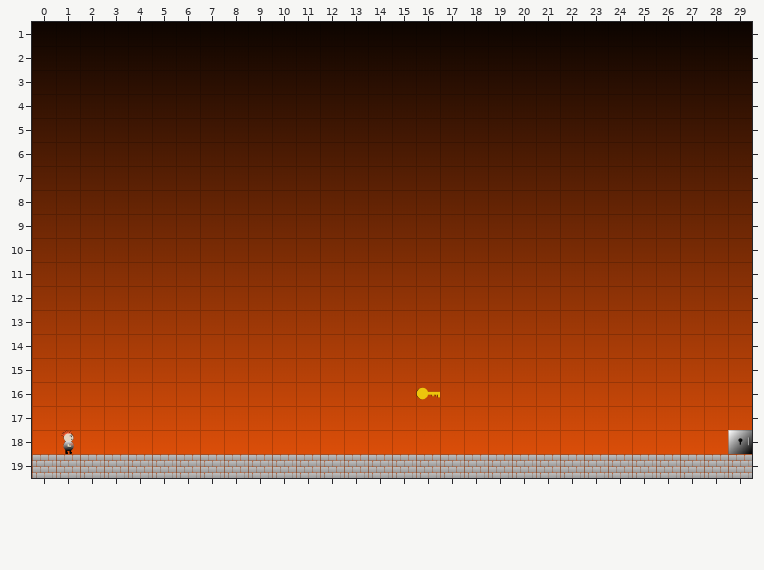
Two states of a Tiled map, assets/tiles/level2.tmx. Above: the version before the commit.
Cells are 64x64 px. Shown: x 0..29, y 1..19.
Once edited:
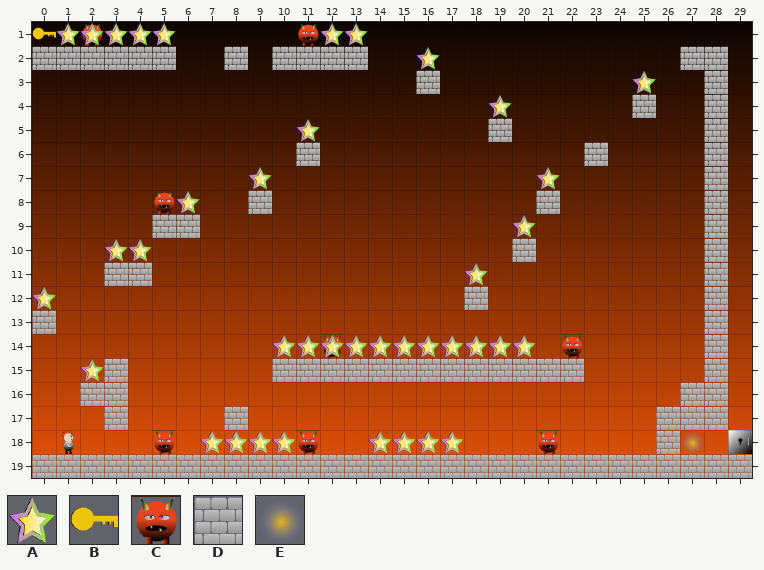
Key: from "more_tile": A 1; from "spritesheet": B 4, C 6, D 7, E 11.
_ is an empty cell.
Objects are placed by their top-left corner, in cells (3,4 is the top-left corner of cell 3,4); size is 1x1 cell unless given.
Changes in this commit:
{"where": "layer \"Tile Layer 1\""}
{"y":2,"x":0,"old":"______","new":"DDDDDD"}
{"y":2,"x":8,"old":"_","new":"D"}
{"y":2,"x":10,"old":"____","new":"DDDD"}
{"y":2,"x":27,"old":"__","new":"DD"}
{"y":3,"x":16,"old":"_","new":"D"}
{"y":3,"x":28,"old":"_","new":"D"}
{"y":4,"x":25,"old":"_","new":"D"}
{"y":4,"x":28,"old":"_","new":"D"}
{"y":5,"x":19,"old":"_","new":"D"}
{"y":5,"x":28,"old":"_","new":"D"}
{"y":6,"x":11,"old":"_","new":"D"}
{"y":6,"x":23,"old":"_","new":"D"}
{"y":6,"x":28,"old":"_","new":"D"}
{"y":7,"x":28,"old":"_","new":"D"}
{"y":8,"x":9,"old":"_","new":"D"}
{"y":8,"x":21,"old":"_","new":"D"}
{"y":8,"x":28,"old":"_","new":"D"}
{"y":9,"x":5,"old":"__","new":"DD"}
{"y":9,"x":28,"old":"_","new":"D"}
{"y":10,"x":20,"old":"_","new":"D"}
{"y":10,"x":28,"old":"_","new":"D"}
{"y":11,"x":3,"old":"__","new":"DD"}
{"y":11,"x":28,"old":"_","new":"D"}
{"y":12,"x":28,"old":"_","new":"D"}
{"y":13,"x":0,"old":"_","new":"D"}
{"y":13,"x":28,"old":"_","new":"D"}
{"y":14,"x":28,"old":"_","new":"D"}
{"y":15,"x":3,"old":"_","new":"D"}
{"y":15,"x":10,"old":"_____________","new":"DDDDDDDDDDDDD"}
{"y":15,"x":28,"old":"_","new":"D"}
{"y":16,"x":2,"old":"__","new":"DD"}
{"y":16,"x":27,"old":"__","new":"DD"}
{"y":17,"x":3,"old":"_","new":"D"}
{"y":17,"x":8,"old":"_","new":"D"}
{"y":17,"x":26,"old":"___","new":"DDD"}
{"y":18,"x":26,"old":"_","new":"D"}
{"where": "layer \"SpawnLayer\""}
{"was": "B \"Key\" at 16,16", "now": "B \"Key\" at 0,1"}
{"now": "C \"Enemy\" at 2,1"}
{"now": "C \"Enemy\" at 11,1"}
{"now": "A \"Star\" at 13,1"}
{"now": "A \"Star\" at 5,1"}
{"now": "A \"Star\" at 4,1"}
{"now": "A \"Star\" at 1,1"}
{"now": "A \"Star\" at 3,1"}
{"now": "A \"Star\" at 2,1"}
{"now": "A \"Star\" at 12,1"}
{"now": "A \"Star\" at 16,2"}
{"now": "A \"Star\" at 25,3"}
{"now": "A \"Star\" at 25,3"}
{"now": "A \"Star\" at 19,4"}
{"now": "A \"Star\" at 11,5"}
{"now": "A \"Star\" at 9,7"}
{"now": "A \"Star\" at 21,7"}
{"now": "C \"Enemy\" at 5,8"}
{"now": "A \"Star\" at 6,8"}
{"now": "A \"Star\" at 20,9"}
{"now": "A \"Star\" at 3,10"}
{"now": "A \"Star\" at 4,10"}
{"now": "A \"Star\" at 18,11"}
{"now": "A \"Star\" at 0,12"}
{"now": "A \"Star\" at 0,12"}
{"now": "D \"BonusPlatform\" at 18,12"}
{"now": "C \"Enemy\" at 22,14"}
{"now": "C \"Enemy\" at 12,14"}
{"now": "A \"Star\" at 10,14"}
{"now": "A \"Star\" at 13,14"}
{"now": "A \"Star\" at 15,14"}
{"now": "A \"Star\" at 17,14"}
{"now": "A \"Star\" at 19,14"}
{"now": "A \"Star\" at 14,14"}
{"now": "A \"Star\" at 16,14"}
{"now": "A \"Star\" at 18,14"}
{"now": "A \"Star\" at 20,14"}
{"now": "A \"Star\" at 11,14"}
{"now": "A \"Star\" at 12,14"}
{"now": "A \"Star\" at 12,14"}
{"now": "A \"Star\" at 2,15"}
{"now": "E \"Teleporter\" at 27,18"}
{"now": "C \"Enemy\" at 11,18"}
{"now": "C \"Enemy\" at 21,18"}
{"now": "C \"Enemy\" at 5,18"}
{"now": "A \"Star\" at 15,18"}
{"now": "A \"Star\" at 8,18"}
{"now": "A \"Star\" at 17,18"}
{"now": "A \"Star\" at 10,18"}
{"now": "A \"Star\" at 14,18"}
{"now": "A \"Star\" at 7,18"}
{"now": "A \"Star\" at 16,18"}
{"now": "A \"Star\" at 9,18"}
